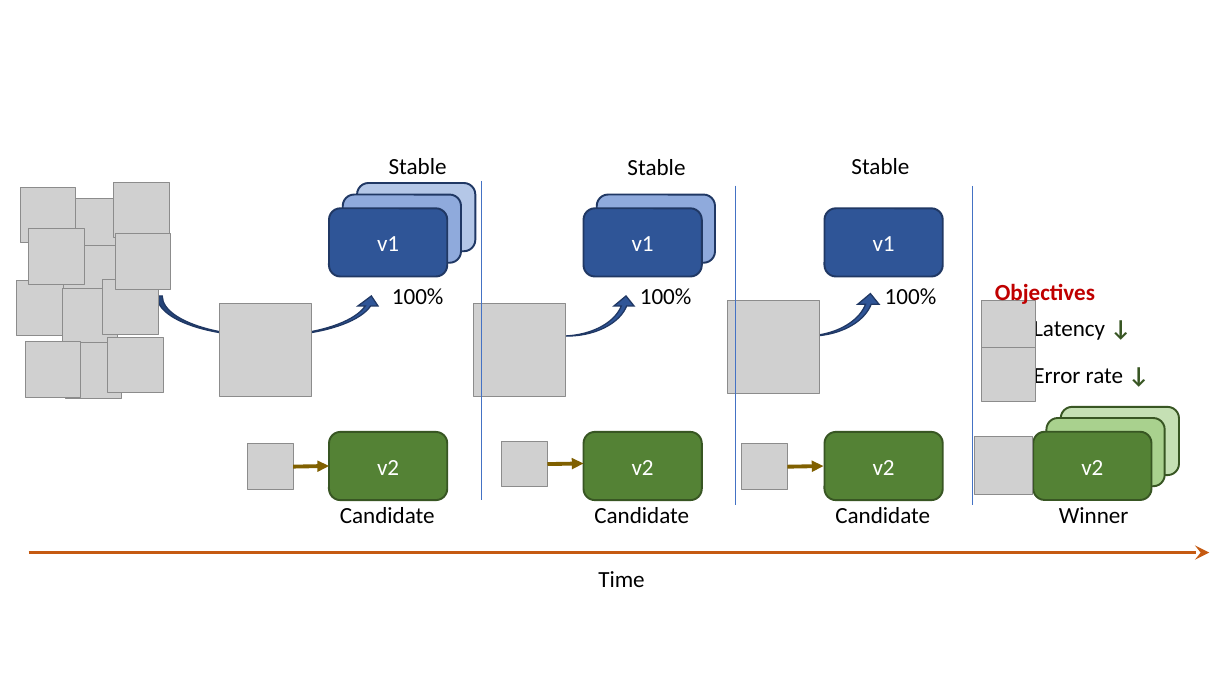
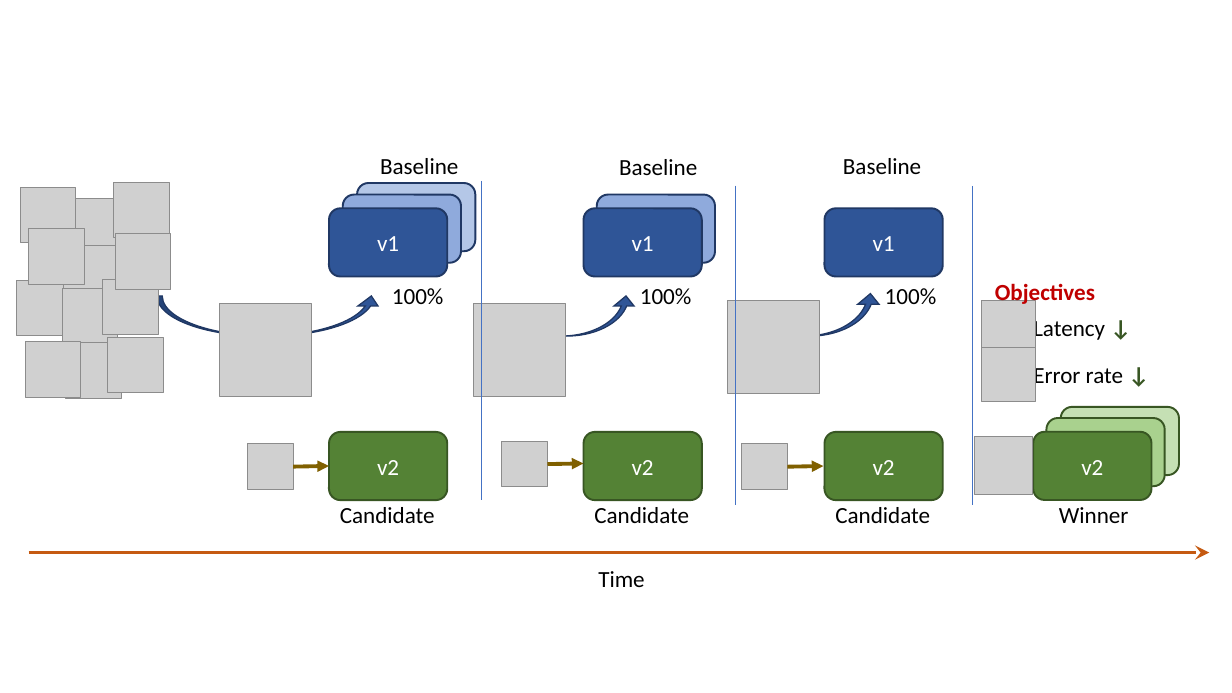
Before and after one commit to iter8-tools/iter8, a slide deck: slide 1 of mkdocs/docs/images/src/yourfirstexperiment.pptx. Drawn at 1232x693 pixels with LibreOffice and Linux fonts; fonts in the diff are those of the drawing; grey boxes stand for pictures. Boxes give left, top, right and bottom in pixels: in the first picture for what was removed or moved away, otherwise in the second. Text is boxed around its words. In the diff, an @@ line names an element or a change of style, - is before the commit and + after.

```diff
--- a/mkdocs/docs/images/src/yourfirstexperiment.pptx
+++ b/mkdocs/docs/images/src/yourfirstexperiment.pptx
@@ text at box(380, 158, 458, 174): text changed @@
-Stable
+Baseline
@@ text at box(619, 159, 697, 175): text changed @@
-Stable
+Baseline
@@ text at box(843, 158, 921, 174): text changed @@
-Stable
+Baseline
```
Also in this commit, not shown: 4 other files.
